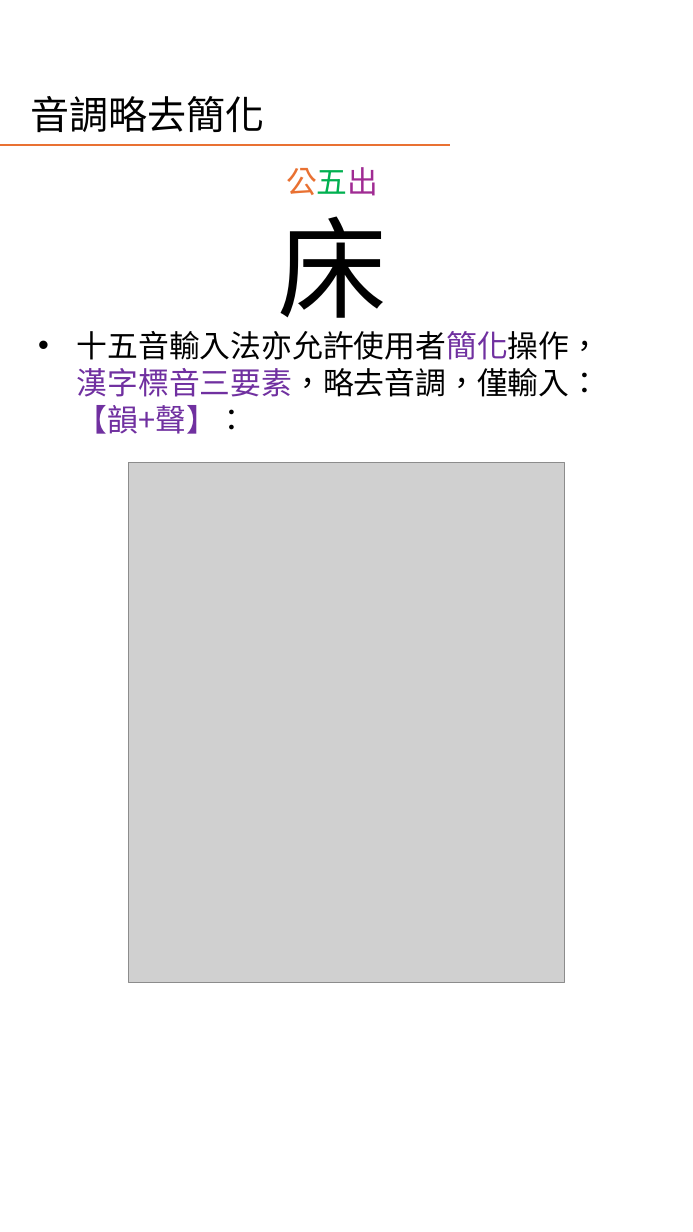
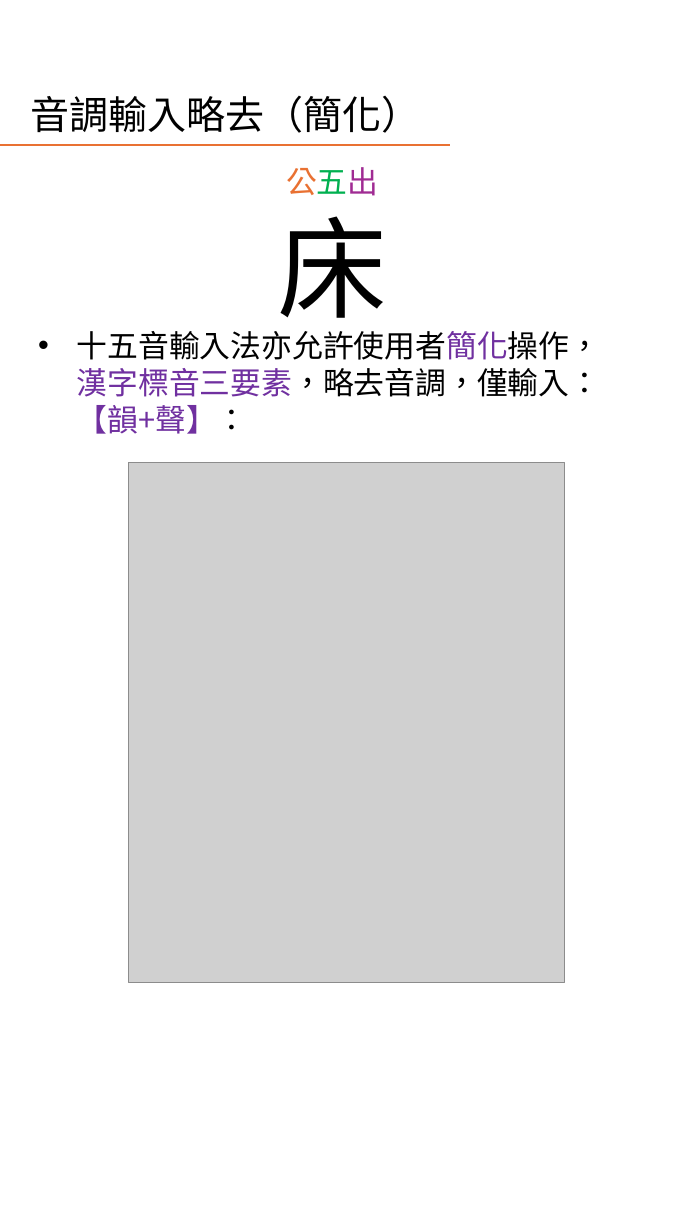
Before and after one commit to AlanJui/rime-tlpa, a slide deck: slide 13 of docs/guide/十五音輸入法簡介.pptx (slide 14 before the commit). Drawn at 693x1232 pixels with LibreOffice and Linux fonts; fonts in the diff are those of the drawing; grey boxes stand for pictures. Boxes give left, top, right and bottom in pixels: in the first picture for what was removed or moved away, otherwise in the second. Text is boxed around its words. In the diff, an @@ line names an element or a change of style, - is before the commit and + after.

```diff
--- a/docs/guide/十五音輸入法簡介.pptx
+++ b/docs/guide/十五音輸入法簡介.pptx
@@ title at <box>30,96,420,133</box>: text changed @@
-音調略去簡化
+音調輸入略去（簡化）
```
Also in this commit, not shown: 3 other slides changed, 2 slides added.
